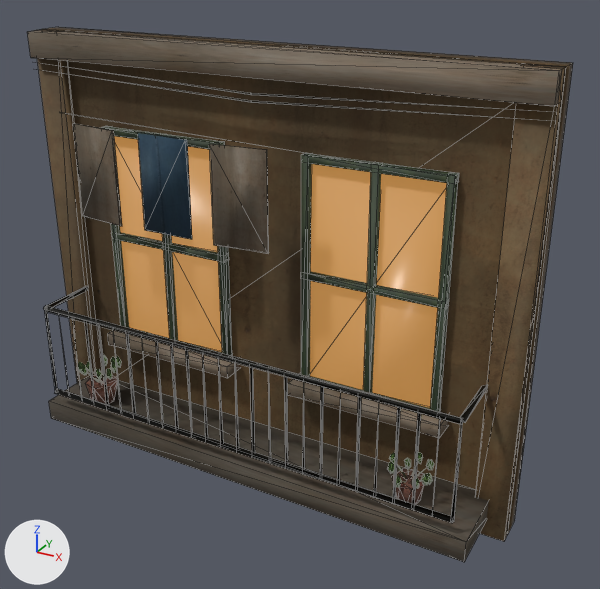
An edit to the glTF model examples/game-hanoi-city/assets/hq/buildings/mat_tien_tang_01_lod1.glb, drawn before and after from the same camera.
The view is the same before and after, from a camera (50 mm lens) standing at (5.01, -4.95, 4.01) and looking at (2.32, -0.07, 1.57). Every picture has the same lights, and +X, +Y and +Z are marked at lower left. The first picture is the older version. Mesh edges are drawn as thin lines. Vertices at exactly the same position are counted once.

Before the edit, the objects in view are built like this:
```python
mat_window_glow = principled_material('window_glow')
mat_window_glow.base_color = (0.23, 0.14, 0.065)  # brown #846948
mat_window_glow.roughness = 0.35
mat_window_glow.emission_color = (0.4, 0.19, 0.05)  # brown #aa793f
mat_window_glow.emission_strength = 1.0
me_front_masonry_002 = bpy.data.meshes.new('Front masonry.002')
me_front_masonry_002.from_pydata(...)  # 578 vertices, 739 faces; spans x 0.0..4.0, y -0.6..0.18, z 0.0..3.3
# faces by material slot: [36, 679, 24]
me_front_masonry_002.materials.append(mat_weathered_mineral_masonry)
me_front_masonry_002.materials.append(mat_facade_joinery_non_emissive)
me_front_masonry_002.materials.append(mat_window_glow)  # brown #846948, glowing brown #aa793f
ob_mat_tien_tang_01_001 = bpy.data.objects.new('mat_tien_tang_01.001', me_front_masonry_002)
ob_mat_tien_tang_01_001.location = (0.0, 0.0, 0.0)
```
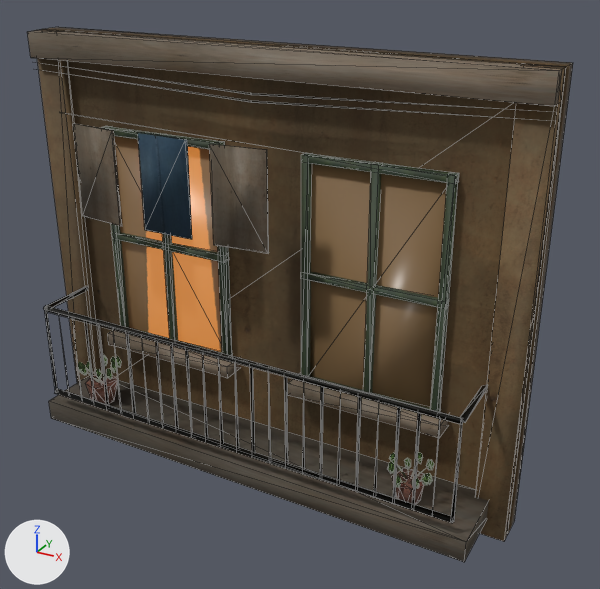
The change, as a list of edits to the scene's bpy script:
```text
Add img_hanoi_window_emission:
    img_hanoi_window_emission = load_image('hanoi_window_emission', '_unpacked/hanoi_window_emission', 256, 128, 'sRGB')
Change mat_window_glow:
    where n0 = _N.new('ShaderNodeBsdfPrincipled'); n0.name = 'Principled BSDF'
    remove n0.inputs[27].default_value = (0.4, 0.19, 0.05, 1.0)  # 'Emission Color', brown #aa793f
    n0.inputs[28].default_value: 1.0 -> 0.5  # 'Emission Strength'
    add n2 = _N.new('ShaderNodeTexImage'); n2.name = 'Image Texture'
    add n2.image = img_hanoi_window_emission
    add _L.new(n2.outputs[0], n0.inputs[27])  # 'Color' to 'Emission Color'
Change me_front_masonry_002:
    where me_front_masonry_002.from_pydata(...)  # 578 vertices, 739 faces; spans x 0.0..4.0, y -0.6..0.18, z 0.0..3.3
    used by ob_mat_tien_tang_01_001; location = (0.0, 0.0, 0.0)
    me_front_masonry_002 part 1: texture (UV) coordinates of 24 of 739 faces, centred in x 0.6..3.4, y -0.02..0.06, z 0.86..2.58, changed; they spanned u 0.01..0.24, v 0.26..0.49 and now span u 0.0..1.0, v 0.01..0.99
```

Where the change shows, as pixel boxes [x1, y1, x2, y2] in the pictures (600 x 589 px):
'mat_tien_tang_01.001', surface changed (orange to brown): [111, 133, 539, 480] in both
part 1 of me_front_masonry_002, surface changed (orange to brown): [114, 136, 447, 408] in both
